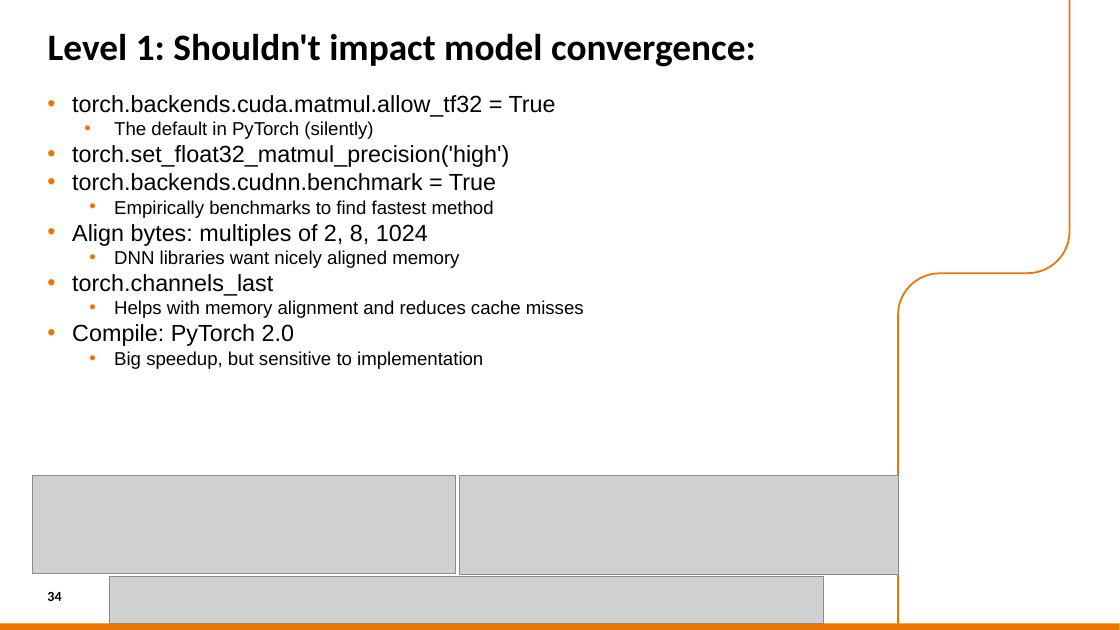
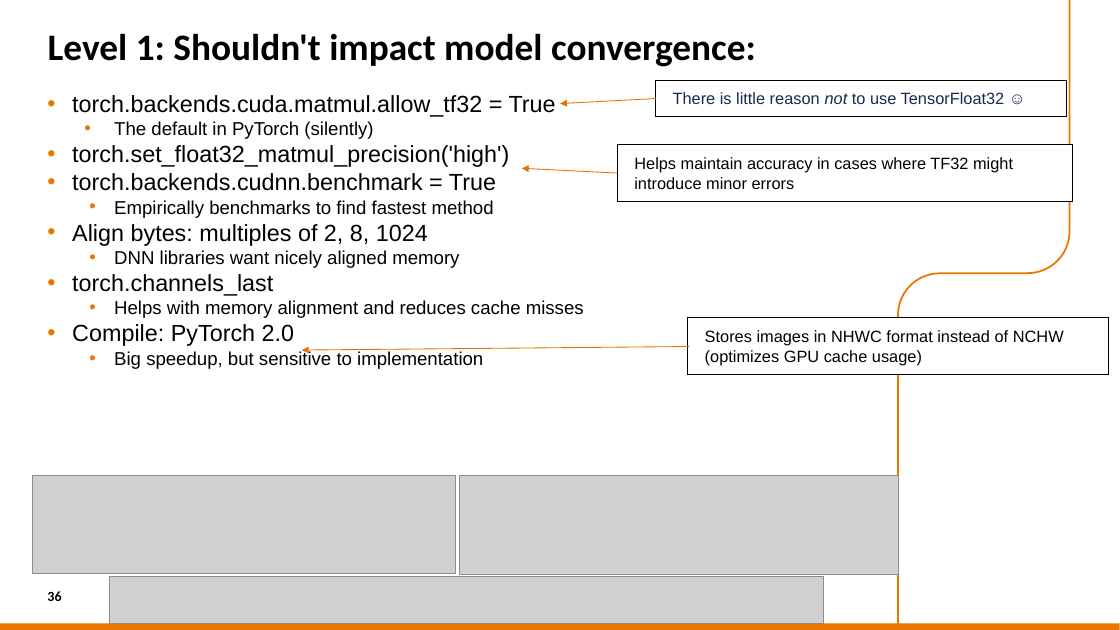
Before and after one commit to sara-nl/HPML-course-materials, a slide deck: slide 36 of Day2/slides/hardware.pptx (slide 34 before the commit). Drawn at 1120x630 pixels with LibreOffice and Linux fonts; fonts in the diff are those of the drawing; grey boxes stand for pictures; background and template pictures are left out. Boxes give left, top, right and bottom in pixels: in the first picture for what was removed or moved away, otherwise in the second. Text is boxed around its words. In the diff, an @@ line names an element or a change of style, - is before the commit and + after.

```diff
--- a/Day2/slides/hardware.pptx
+++ b/Day2/slides/hardware.pptx
@@ rectangle added at bbox=[656, 80, 1067, 117], fill #FFFFFF, outline #000000 0.75 pt, 14 pt, text #172B4D @@
+There is little reason not to use TensorFloat32 ☺
@@ arrow added from (656, 98) to (560, 103), #E57300 0.75 pt @@
@@ rectangle added at bbox=[618, 145, 1073, 201], fill #FFFFFF, outline #000000 0.75 pt, 14 pt, text #000000 @@
+Helps maintain accuracy in cases where TF32 might introduce minor errors
@@ arrow added from (618, 173) to (522, 168), #E57300 0.75 pt @@
@@ rectangle added at bbox=[688, 318, 1108, 374], fill #FFFFFF, outline #000000 0.75 pt, 14 pt, text #000000 @@
+Stores images in NHWC format instead of NCHW (optimizes GPU cache usage)
@@ arrow added from (690, 347) to (302, 350), #E57300 0.75 pt @@
@@ page number at bbox=[47, 591, 61, 601]: text changed @@
-34
+36
```
Also in this commit, not shown: 13 other slides changed, 2 slides added.
